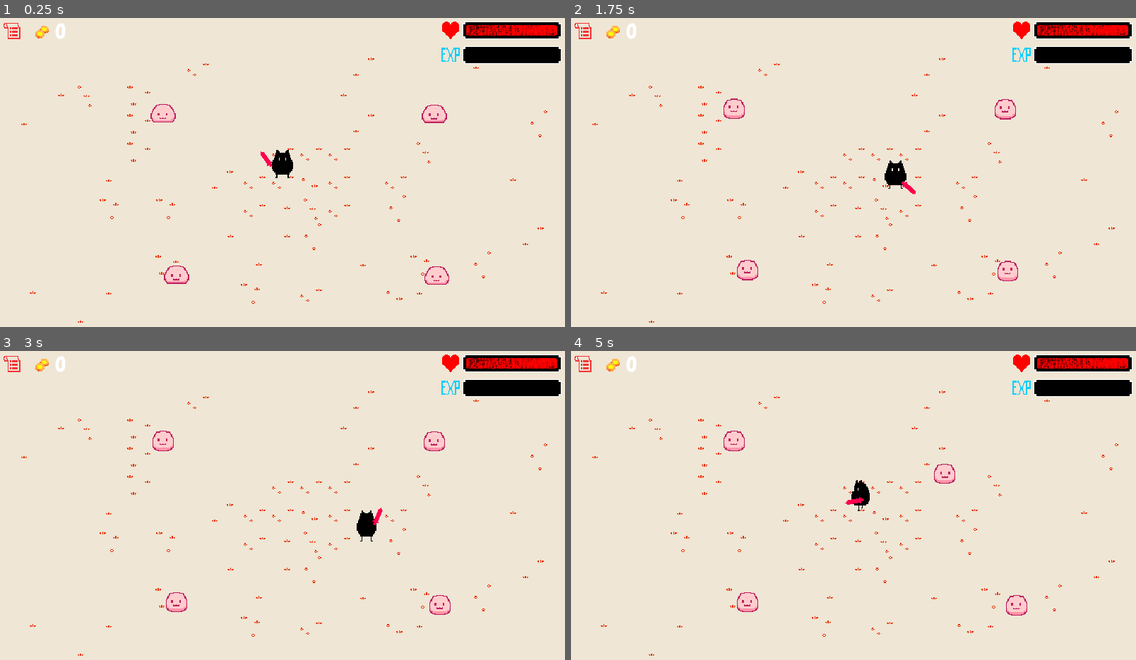
Above: before the commit, frames 1-4 (two rows, left to right).
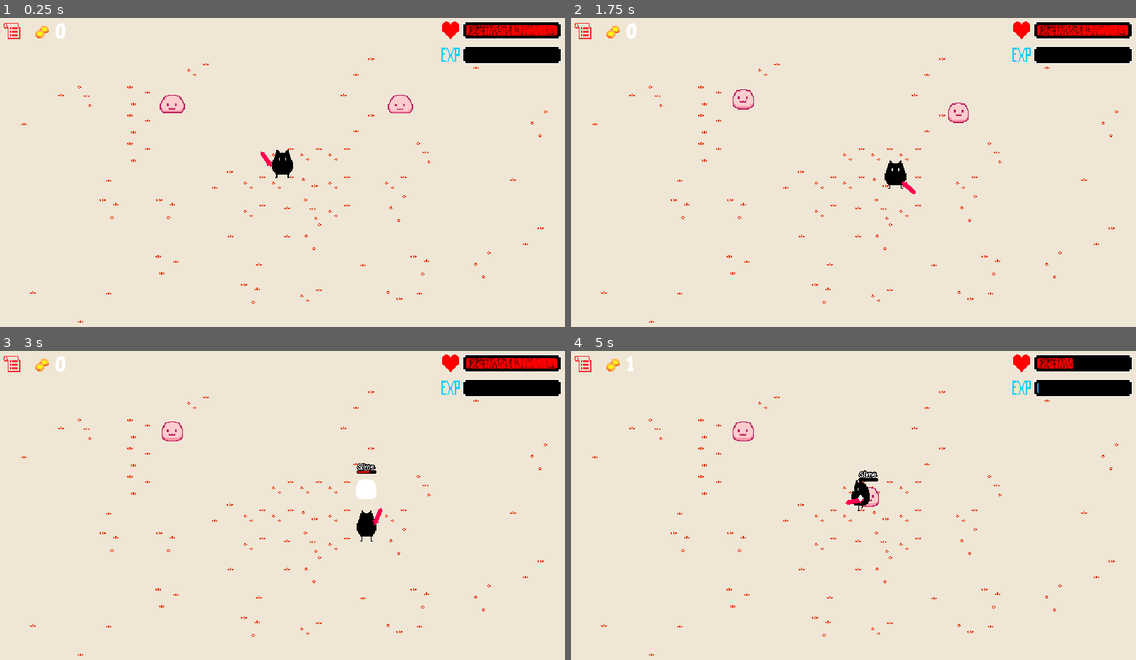
Above: after the commit, the same moments.

Repository: QueenChristina/open-gd-rpg
Game: Godot game, scene res://World/story/World.tscn
Two runs of this game, one before a commit and one after it. Both use one fixed random seed, a clock stepped at 60 frames per second and the inputs below. Sound files missing from this copy of the repository are replaced by a short silence.
Inputs (mouse positions are in pixels of both pictures, inside the frame that each line leads up to):
- Up to frame 1 (0.25 s): no input
- Up to frame 2 (1.75 s): move the mouse to (977, 160) at 0.52 s; hold Right (ui_right) 0.53-1.28 s; tap Space (attack) at 0.6, 1.35 s; move the mouse to (740, 194) at 1.27 s; hold Down (ui_down) from 1.28 s (still down)
- Up to frame 3 (3 s): move the mouse to (339, 440) at 2.02 s; release Down (ui_down) at 2.03 s; hold Right (ui_right) 2.03-2.78 s; tap Space (attack) at 2.1, 2.85 s; move the mouse to (254, 573) at 2.77 s; hold Up (ui_up) from 2.78 s (still down)
- Up to frame 4 (5 s): move the mouse to (1023, 558) at 3.52 s; release Up (ui_up) at 3.53 s; hold Left (ui_left) from 3.53 s (still down); tap Space (attack) at 3.6, 4.35 s; move the mouse to (684, 462) at 4.27 s

The runs differ from the first frame. In frame 1, 1.3% of the frame differs, in the area x 26-80%, y 24-87%; in frame 2, 1.2%; in frame 3, 1.3%; in frame 4, 1.6%, in the area x 9-99%, y 1-86%.

Commit message:
Add healthbar and enemy monster name label to float above monster

Diff:
--- a/World/story/Opening.tscn
+++ b/World/story/Opening.tscn
@@ -5,7 +5,7 @@
 [ext_resource path="res://utils/area/Teleport.tscn" type="PackedScene" id=3]
 [ext_resource path="res://utils/Camera.tscn" type="PackedScene" id=4]
 [ext_resource path="res://utils/Player.tscn" type="PackedScene" id=5]
-[ext_resource path="res://Assets/Monsters/Slime.tscn" type="PackedScene" id=7]
+[ext_resource path="res://utils/Monster.tscn" type="PackedScene" id=6]
 [ext_resource path="res://utils/area/Place.gd" type="Script" id=10]
 
 [sub_resource type="ConvexPolygonShape2D" id=1]
@@ -87,17 +87,11 @@
 [node name="RemoteTransform2D" type="RemoteTransform2D" parent="YSort/Player"]
 remote_path = NodePath("../../Camera")
 
-[node name="Slime" parent="YSort" instance=ExtResource( 7 )]
-position = Vector2( 510.845, 110.157 )
+[node name="Monster" parent="YSort" instance=ExtResource( 6 )]
+position = Vector2( 472.584, 99.2258 )
 
-[node name="Slime2" parent="YSort" instance=ExtResource( 7 )]
-position = Vector2( 513.493, 293.445 )
-
-[node name="Slime3" parent="YSort" instance=ExtResource( 7 )]
-position = Vector2( 218.963, 292.385 )
-
-[node name="Slime4" parent="YSort" instance=ExtResource( 7 )]
-position = Vector2( 203.6, 109.628 )
+[node name="Slime" parent="YSort" instance=ExtResource( 6 )]
+position = Vector2( 214.084, 98.7258 )
 
 [node name="EnterPos" type="Node2D" parent="."]
 
--- a/utils/Monster.gd
+++ b/utils/Monster.gd
@@ -1,12 +1,15 @@
+tool
 # courtesy of HeartBeast https://www.youtube.com/watch?v=srQz4Ix8rZM
 extends KinematicBody2D
 
 export var ACCELERATION = 360
 export var MAX_SPEED = 50
 export var FRICTION = 200
-export var loots = [] # other than money
-export var experience = 5
-export var chance_of_loot = 0.9
+export var loots = [] # droppable items other than money
+export var experience = 5 # for the player to earn when killed
+export var chance_of_loot = 0.3 # Chance of getting loot/money at all
+export var level = 1 # level of the monster
+export var mon_name = "Slime" setget set_name # name of monster
 
 enum {
 	IDLE,
@@ -25,12 +28,21 @@
 onready var modTimer = $Timer
 onready var wanderController = $WanderController
 onready var loot = preload("res://utils/Loot.tscn") # could be money or loot
+onready var healthBar = $HealthBar
+onready var labelName = $HealthBar/Label
 
 var state = IDLE
 
 # Called when the node enters the scene tree for the first time.
 func _ready():
-	pass # Replace with function body.
+	labelName.text = mon_name
+	healthBar.max_value = stats.max_health
+	healthBar.value = stats.health
+	healthBar.visible = false
+
+func set_name(value):
+	mon_name = value
+	labelName.text = mon_name
 
 func _physics_process(delta):
 	knockback = knockback.move_toward(Vector2.ZERO, 200 * delta)
@@ -89,6 +101,8 @@
 	hurtSound.play()
 	sprite.modulate = Color(100, 100, 100, 1)
 	modTimer.start()
+	healthBar.value = stats.health
+	healthBar.visible = true
 
 func _on_Timer_timeout():
 	sprite.modulate = Color(1, 1, 1, 1)
@@ -120,3 +134,4 @@
 func _on_Eyesight_body_shape_exited(body_id, body, body_shape, area_shape):
 	is_player_in_sight = false
 	player = null
+	healthBar.visible = false
--- a/utils/Monster.tscn
+++ b/utils/Monster.tscn
@@ -1,46 +1,47 @@
-[gd_scene load_steps=19 format=2]
+[gd_scene load_steps=20 format=2]
 
 [ext_resource path="res://utils/Monster.gd" type="Script" id=1]
 [ext_resource path="res://Assets/Monsters/Blob Spritesheet.png" type="Texture" id=2]
 [ext_resource path="res://utils/enemy/Stats.gd" type="Script" id=3]
 [ext_resource path="res://Audio/SFX/hit.wav" type="AudioStream" id=4]
 [ext_resource path="res://utils/area/SoftCollision.gd" type="Script" id=5]
-[ext_resource path="res://utils/enemy/WanderController.gd" type="Script" id=6]
+[ext_resource path="res://utils/enemy/HealthBar.tscn" type="PackedScene" id=6]
+[ext_resource path="res://utils/enemy/WanderController.tscn" type="PackedScene" id=7]
 
-[sub_resource type="AtlasTexture" id=12]
+[sub_resource type="AtlasTexture" id=1]
 atlas = ExtResource( 2 )
 region = Rect2( 0, 0, 30, 30 )
 
-[sub_resource type="AtlasTexture" id=13]
+[sub_resource type="AtlasTexture" id=2]
 atlas = ExtResource( 2 )
 region = Rect2( 30, 0, 30, 30 )
 
-[sub_resource type="AtlasTexture" id=14]
+[sub_resource type="AtlasTexture" id=3]
 atlas = ExtResource( 2 )
 region = Rect2( 60, 0, 30, 30 )
 
-[sub_resource type="AtlasTexture" id=15]
+[sub_resource type="AtlasTexture" id=4]
 atlas = ExtResource( 2 )
 region = Rect2( 90, 0, 30, 30 )
 
-[sub_resource type="AtlasTexture" id=16]
+[sub_resource type="AtlasTexture" id=5]
 atlas = ExtResource( 2 )
 region = Rect2( 120, 0, 30, 30 )
 
-[sub_resource type="SpriteFrames" id=17]
+[sub_resource type="SpriteFrames" id=6]
 animations = [ {
-"frames": [ SubResource( 12 ), SubResource( 13 ), SubResource( 14 ), SubResource( 15 ), SubResource( 16 ) ],
+"frames": [ SubResource( 1 ), SubResource( 2 ), SubResource( 3 ), SubResource( 4 ), SubResource( 5 ) ],
 "loop": true,
 "name": "default",
 "speed": 5.0
 } ]
 
-[sub_resource type="CircleShape2D" id=18]
+[sub_resource type="CircleShape2D" id=7]
 
-[sub_resource type="CircleShape2D" id=19]
+[sub_resource type="CircleShape2D" id=8]
 radius = 19.0675
 
-[sub_resource type="GDScript" id=11]
+[sub_resource type="GDScript" id=9]
 script/source = "extends Area2D
 # used by player and enemy monsters
 
@@ -71,14 +72,13 @@
 
 [node name="AnimatedSprite" type="AnimatedSprite" parent="."]
 position = Vector2( 0, -12 )
-frames = SubResource( 17 )
-frame = 4
+frames = SubResource( 6 )
 playing = true
 
 [node name="CollisionShape2D" type="CollisionShape2D" parent="."]
 position = Vector2( 0, -5 )
 rotation = 1.5708
-shape = SubResource( 18 )
+shape = SubResource( 7 )
 
 [node name="Hurtbox" type="Area2D" parent="."]
 collision_layer = 8
@@ -121,12 +121,9 @@
 [node name="Timer" type="Timer" parent="."]
 wait_time = 0.2
 
-[node name="WanderController" type="Node2D" parent="."]
-script = ExtResource( 6 )
+[node name="WanderController" parent="." instance=ExtResource( 7 )]
 
-[node name="Timer" type="Timer" parent="WanderController"]
-one_shot = true
-autostart = true
+[node name="HealthBar" parent="." instance=ExtResource( 6 )]
 
 [connection signal="area_entered" from="Hurtbox" to="." method="_on_Hurtbox_area_entered"]
 [connection signal="body_shape_entered" from="Hurtbox" to="." method="_on_Hitbox_body_shape_entered"]
@@ -134,4 +131,3 @@
 [connection signal="body_shape_exited" from="Eyesight" to="." method="_on_Eyesight_body_shape_exited"]
 [connection signal="no_health" from="Stats" to="." method="_on_Stats_no_health"]
 [connection signal="timeout" from="Timer" to="." method="_on_Timer_timeout"]
-[connection signal="timeout" from="WanderController/Timer" to="WanderController" method="_on_Timer_timeout"]
--- /dev/null
+++ b/utils/enemy/HealthBar.tscn
@@ -0,0 +1,39 @@
+[gd_scene load_steps=5 format=2]
+
+[ext_resource path="res://UI/Handwrittenrpg-Bold.ttf" type="DynamicFontData" id=1]
+[ext_resource path="res://UI/HealthBarFill.png" type="Texture" id=2]
+[ext_resource path="res://UI/HealthBarUnder.png" type="Texture" id=3]
+
+[sub_resource type="DynamicFont" id=13]
+size = 55
+outline_size = 5
+outline_color = Color( 0, 0, 0, 1 )
+use_filter = true
+font_data = ExtResource( 1 )
+
+[node name="HealthBar" type="TextureProgress"]
+margin_left = -11.0
+margin_top = -36.9555
+margin_right = 101.0
+margin_bottom = -16.9555
+rect_scale = Vector2( 0.2, 0.2 )
+value = 100.0
+texture_under = ExtResource( 3 )
+texture_progress = ExtResource( 2 )
+__meta__ = {
+"_edit_use_anchors_": false
+}
+
+[node name="Label" type="Label" parent="."]
+anchor_left = 0.5
+anchor_top = 1.0
+anchor_right = 0.5
+anchor_bottom = 1.0
+margin_left = -52.0
+margin_top = -59.0
+margin_right = 52.0
+custom_fonts/font = SubResource( 13 )
+text = "Name"
+__meta__ = {
+"_edit_use_anchors_": false
+}
--- /dev/null
+++ b/utils/enemy/WanderController.tscn
@@ -0,0 +1,12 @@
+[gd_scene load_steps=2 format=2]
+
+[ext_resource path="res://utils/enemy/WanderController.gd" type="Script" id=1]
+
+[node name="WanderController" type="Node2D"]
+script = ExtResource( 1 )
+
+[node name="Timer" type="Timer" parent="."]
+one_shot = true
+autostart = true
+
+[connection signal="timeout" from="Timer" to="." method="_on_Timer_timeout"]
Not shown: 3 places in utils/Monster.tscn that only renumber resources
